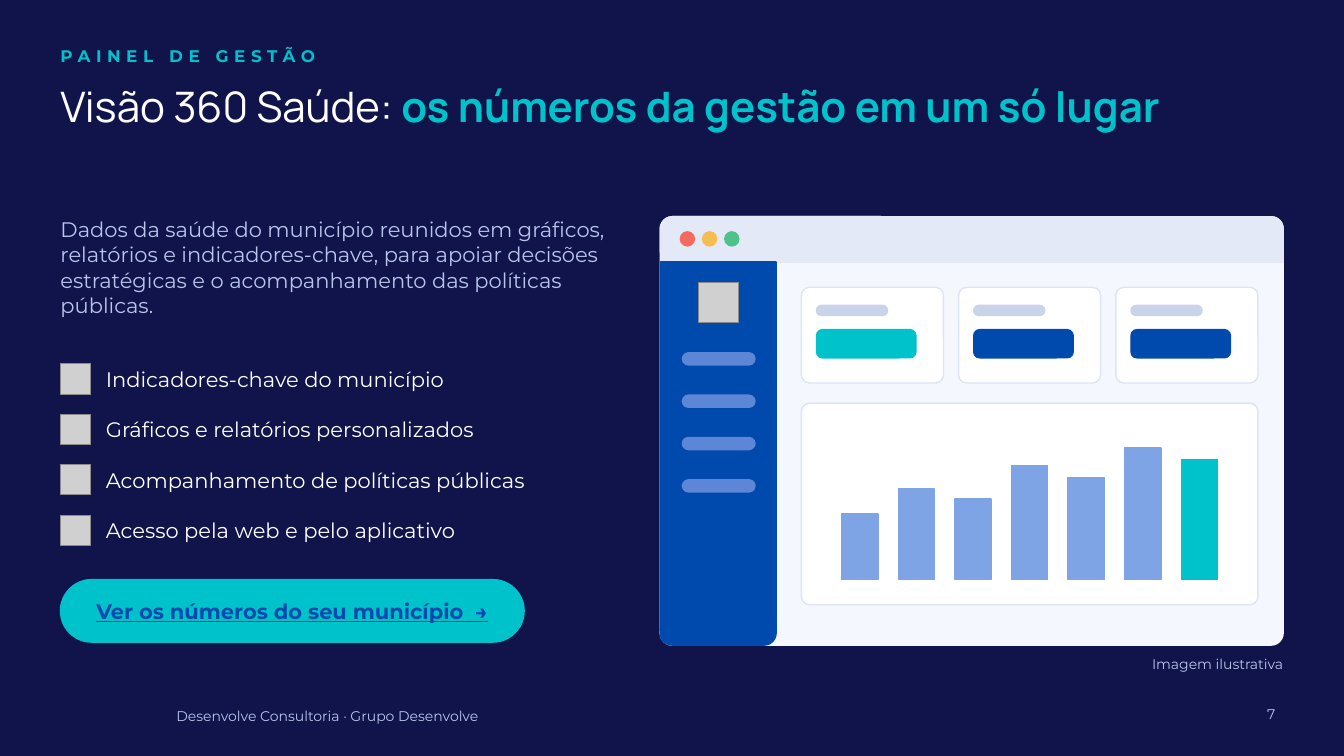
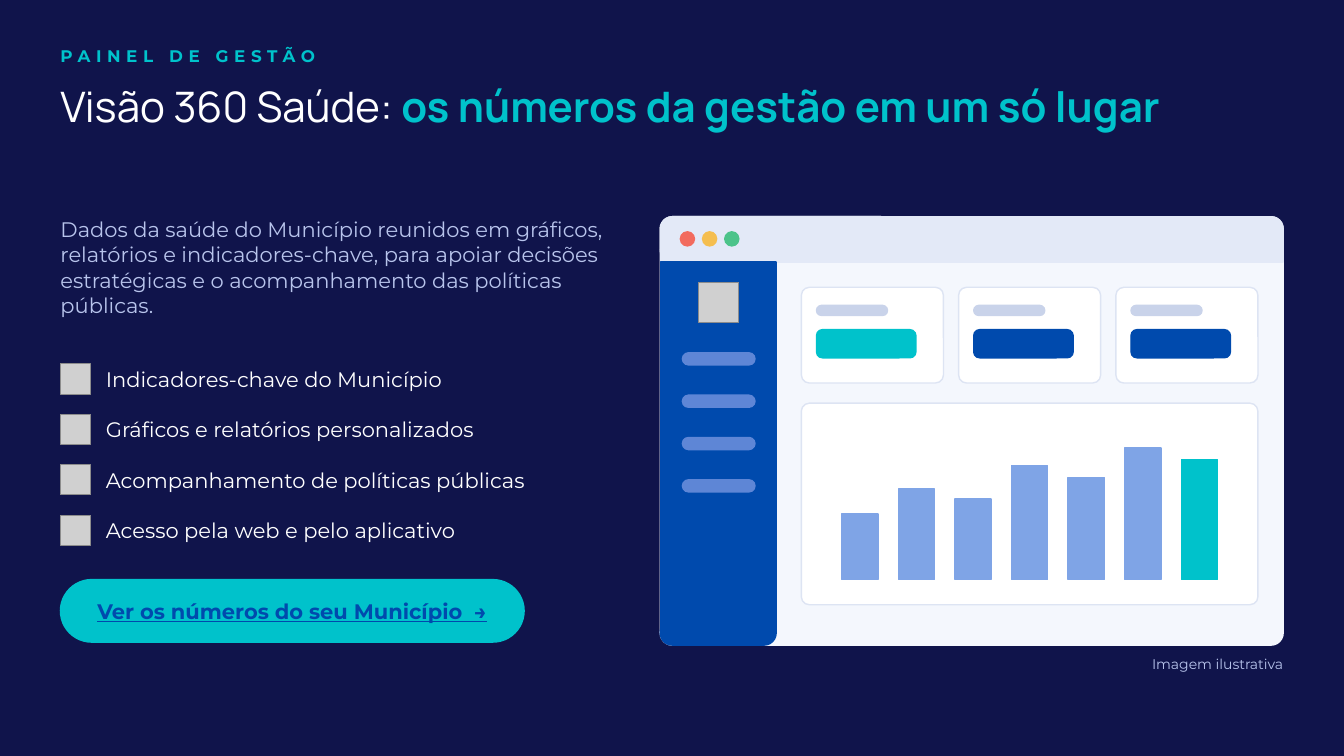
Before and after one commit to murilosantos100-hue/grupodesenvolve, a slide deck: slide 7 of apresentacoes/comercial-consultoria/Apresentacao Comercial - Desenvolve Consultoria.pptx. Drawn at 1344x756 pixels with LibreOffice and Linux fonts; fonts in the diff are those of the drawing; grey boxes stand for pictures; background and template pictures are left out; a plain dark background stands for a picture behind light text. Boxes give left, top, right and bottom in pixels: in the first picture for what was removed or moved away, otherwise in the second. Text is boxed around its words. In the diff, an @@ line names an element or a change of style, - is before the commit and + after.

```diff
--- a/apresentacoes/comercial-consultoria/Apresentacao Comercial - Desenvolve Consultoria.pptx
+++ b/apresentacoes/comercial-consultoria/Apresentacao Comercial - Desenvolve Consultoria.pptx
@@ text at [60,221,602,317]: text changed @@
-Dados da saúde do município reunidos em gráficos, relatórios e indicadores-chave, para apoiar decisões estratégicas e o acompanhamento das políticas públicas.
+Dados da saúde do Município reunidos em gráficos, relatórios e indicadores-chave, para apoiar decisões estratégicas e o acompanhamento das políticas públicas.
@@ text at [106,371,441,391]: text changed @@
-Indicadores-chave do município
+Indicadores-chave do Município
@@ text at [97,602,462,623]: text changed @@
-Ver os números do seu município →
+Ver os números do seu Município →
@@ text removed at [176,710,478,724] @@
-Desenvolve Consultoria · Grupo Desenvolve
@@ page number removed at [1267,709,1275,719] @@
-7
```
Also in this commit, not shown: 8 other slides changed, 3 other files.
